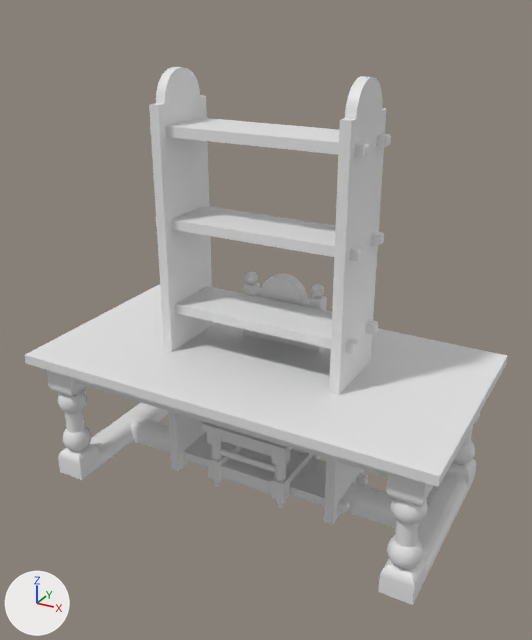
The Blender file Props/Furniture/LivingRooms/Peasant/Props_Furniture_LivingRoom_Peasant.blend, before and after one commit.
Rendered twice from a 50 mm camera at (1.66, -3.01, 2.45) aimed at (0.03, -0.06, 0.98). Lighting does not change. The marker at lower left points along +X, +Y and +Z. The older version comes first.

Before the edit, the objects in view are built like this:
```python
ob_prop_furniture_livingroom_peasant_chair = bpy.data.objects.new('Prop_Furniture_LivingRoom_Peasant_Chair', me_prop_furniture_livingroom_peasant_chair)
ob_prop_furniture_livingroom_peasant_chair.location = (0.0, 0.0, 0.0)
ob_prop_furniture_livingroom_peasant_shelving = bpy.data.objects.new('Prop_Furniture_LivingRoom_Peasant_Shelving', me_prop_furniture_livingroom_peasant_shelving)
ob_prop_furniture_livingroom_peasant_shelving.location = (0.0, 0.0, 0.0)
ob_prop_furniture_livingroom_peasant_table = bpy.data.objects.new('Prop_Furniture_LivingRoom_Peasant_Table', me_prop_furniture_livingroom_peasant_table)
ob_prop_furniture_livingroom_peasant_table.location = (0.0, 0.0, 0.0)
```
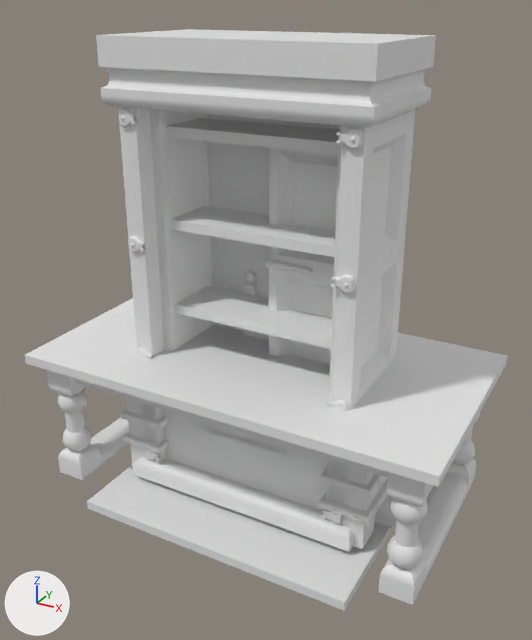
Commit message: Upated some Peasant Furniture

What differs and where, as boxes (x1, y1, x2, y2) in the pictures (532 x 640 px):
'Prop_Furniture_LivingRoom_Peasant_Wardrobe', added
    after: (96, 29, 436, 552)
'Prop_Furniture_LivingRoom_Peasant_ChestLid', added
    after: (87, 465, 391, 611)
'Prop_Furniture_LivingRoom_Peasant_Chest', added
    after: (120, 398, 388, 549)
'Prop_Furniture_LivingRoom_Peasant_WardrobeDoor', added
    after: (264, 126, 338, 364)
part 1 of me_prop_furniture_livingroom_peasant_chair, added
    after: (242, 283, 258, 337)
part 2 of me_prop_furniture_livingroom_peasant_chair, added
    after: (245, 271, 257, 284)
part 3 of me_prop_furniture_livingroom_peasant_chair, added
    after: (255, 279, 269, 340)

Edits to the bpy script that builds the scene:
```text
Change me_prop_furniture_livingroom_peasant_chair:
    remove me_prop_furniture_livingroom_peasant_chair.from_pydata(...)  # 332 vertices, 276 faces; spans x 0.0..0.25, y -0.25..0.25, z 0.0..1.13
    add me_prop_furniture_livingroom_peasant_chair.from_pydata(...)  # 628 vertices, 552 faces; spans x -0.25..0.25, y -0.25..0.25, z 0.0..1.13
    me_prop_furniture_livingroom_peasant_chair part 1: the loose piece of 20 vertices spanning x 0.16..0.23, y 0.16..0.23, z 0.05..1.05 is copied, and the copy is mirrored in x about the mesh origin; it spans x -0.23..-0.16, y 0.16..0.23, z 0.05..1.05
    me_prop_furniture_livingroom_peasant_chair part 2: the loose piece of 54 vertices spanning x 0.16..0.23, y 0.16..0.23, z 1.045..1.115 is copied, and the copy is mirrored in x about the mesh origin; it spans x -0.23..-0.16, y 0.16..0.23, z 1.045..1.115
    me_prop_furniture_livingroom_peasant_chair part 3: 18 vertices added at x -0.17..-0.034, y 0.17..0.22, z 0.55..1.126
    other edits to the shape of me_prop_furniture_livingroom_peasant_chair do not show in these pictures
Add ob_prop_furniture_livingroom_peasant_chestlid:
    ob_prop_furniture_livingroom_peasant_chestlid = bpy.data.objects.new('Prop_Furniture_LivingRoom_Peasant_ChestLid', me_prop_furniture_livingroom_peasant_chestlid)  # 472 vertices, 362 faces; spans x -0.75..0.75, y -0.63..0.01, z -0.08..0.01; modifiers WEIGHTED_NORMAL
    ob_prop_furniture_livingroom_peasant_chestlid.location = (0.0, 0.0, 0.0)
Add ob_prop_furniture_livingroom_peasant_chest:
    ob_prop_furniture_livingroom_peasant_chest = bpy.data.objects.new('Prop_Furniture_LivingRoom_Peasant_Chest', me_prop_furniture_livingroom_peasant_chest)  # 1418 vertices, 1068 faces; spans x -0.74..0.74, y -0.34..0.34, z 0.0..0.59; modifiers WEIGHTED_NORMAL
    ob_prop_furniture_livingroom_peasant_chest.location = (0.0, 0.0, 0.0)
Add ob_prop_furniture_livingroom_peasant_wardrobedoor:
    ob_prop_furniture_livingroom_peasant_wardrobedoor = bpy.data.objects.new('Prop_Furniture_LivingRoom_Peasant_WardrobeDoor', me_prop_furniture_livingroom_peasant_wardrobedoor)  # 544 vertices, 431 faces; spans x -0.01..0.5, y -0.01..0.12, z 0.0..1.9; modifiers WEIGHTED_NORMAL
    ob_prop_furniture_livingroom_peasant_wardrobedoor.location = (0.0, 0.0, 0.0)
Add ob_prop_furniture_livingroom_peasant_wardrobe:
    ob_prop_furniture_livingroom_peasant_wardrobe = bpy.data.objects.new('Prop_Furniture_LivingRoom_Peasant_Wardrobe', me_prop_furniture_livingroom_peasant_wardrobe)  # 1274 vertices, 1042 faces; spans x -0.65..0.65, y -0.35..0.35, z 0.0..2.3; modifiers WEIGHTED_NORMAL
    ob_prop_furniture_livingroom_peasant_wardrobe.location = (0.0, 0.0, 0.0)
```
